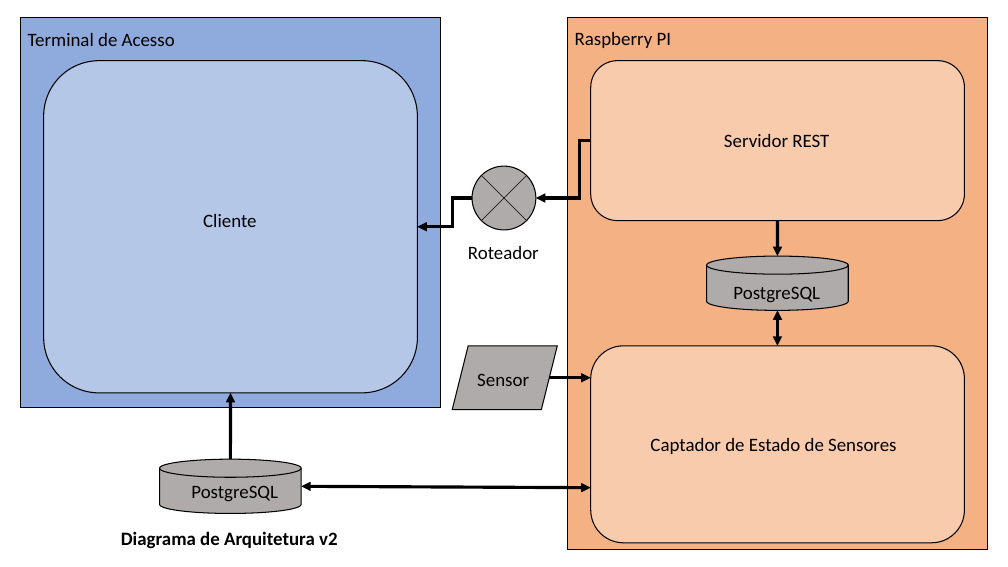
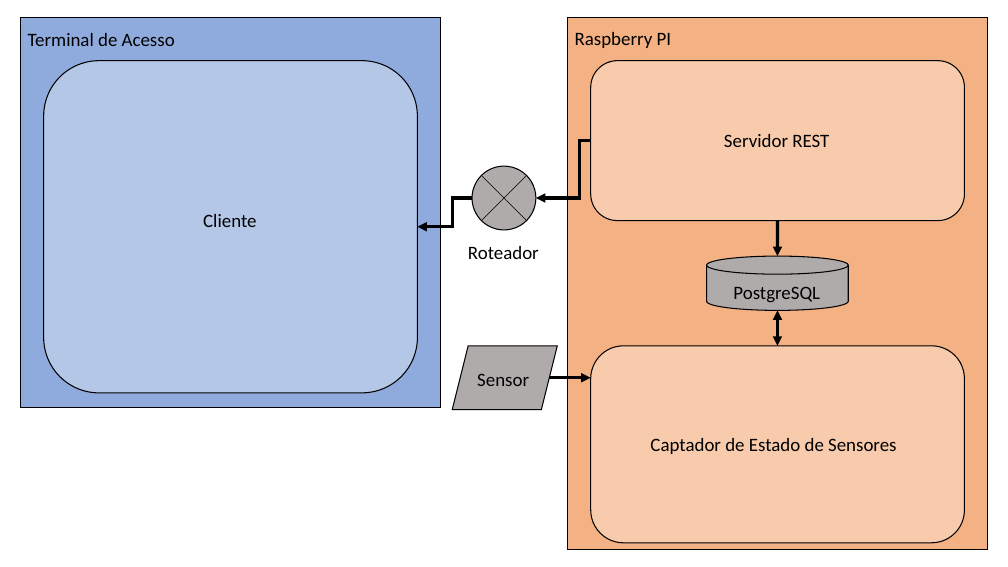
Before and after one commit to osmorais/MEMCH, a slide deck: slide 1 of docs/Diagramas/Diagramas de Arquitetura.pptx. Drawn at 1008x567 pixels with LibreOffice and Linux fonts; fonts in the diff are those of the drawing. Boxes give left, top, right and bottom in pixels: in the first picture for what was removed or moved away, otherwise in the second. Text is boxed around its words. In the diff, an @@ line names an element or a change of style, - is before the commit and + after.

```diff
--- a/docs/Diagramas/Diagramas de Arquitetura.pptx
+++ b/docs/Diagramas/Diagramas de Arquitetura.pptx
@@ arrow removed from (231, 459) to (231, 393) @@
@@ cylinder removed at (x1=160, y1=459, x2=301, y2=513) @@
@@ text removed at (x1=191, y1=485, x2=278, y2=501) @@
-PostgreSQL
@@ double arrow removed from (302, 486) to (591, 488) @@
@@ text removed at (x1=121, y1=531, x2=337, y2=549) @@
-Diagrama de Arquitetura v2
```
Also in this commit, not shown: 1 other slide changed, 30 other files.
